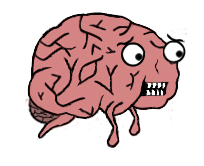
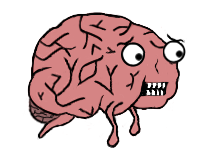
Revision of a layered 204×166 image; what changed, layer by layer:
painted on "Layer 3" over (25, 12, 187, 144)
